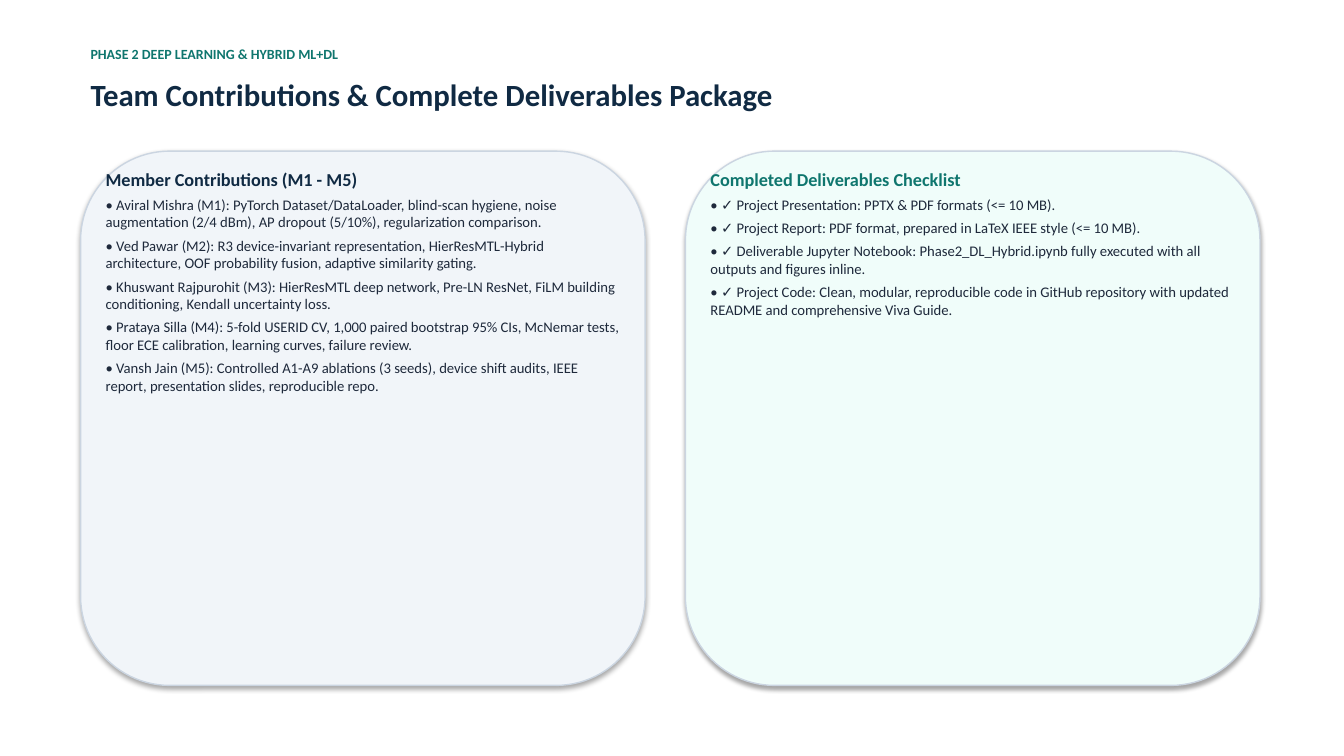
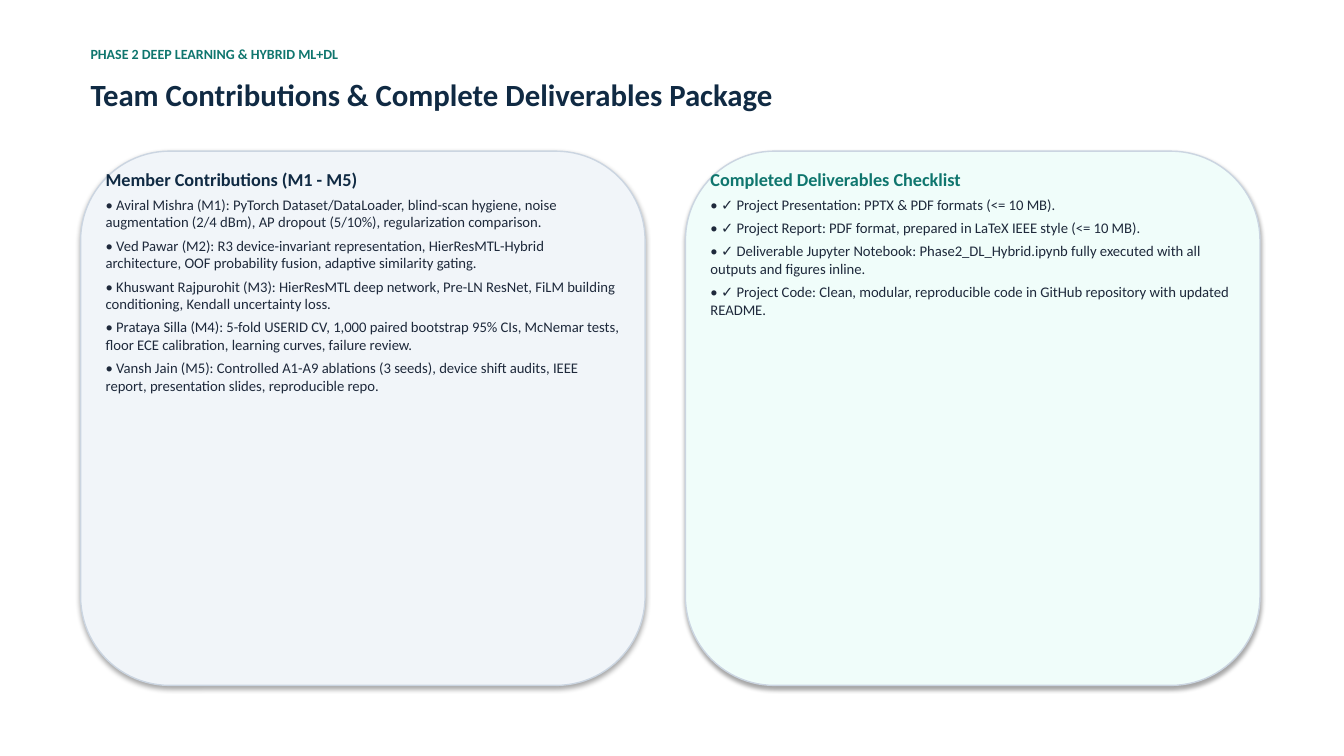
Before and after one commit to vedpawar2254/Indoor-location-prediction-using-wifi-signals, a slide deck: slide 12 of presentation/Phase2_Presentation.pptx. Drawn at 1344x756 pixels with LibreOffice and Linux fonts; fonts in the diff are those of the drawing. Boxes give left, top, right and bottom in pixels: in the first picture for what was removed or moved away, otherwise in the second. Text is boxed around its words. In the diff, an @@ line names an element or a change of style, - is before the commit and + after.

```diff
--- a/presentation/Phase2_Presentation.pptx
+++ b/presentation/Phase2_Presentation.pptx
@@ text at [710, 223, 1229, 315]: text changed @@
-• ✓ Project Code: Clean, modular, reproducible code in GitHub repository with updated README and comprehensive Viva Guide.
+• ✓ Project Code: Clean, modular, reproducible code in GitHub repository with updated README.
```
Also in this commit, not shown: 7 other slides changed, 48 other files.
